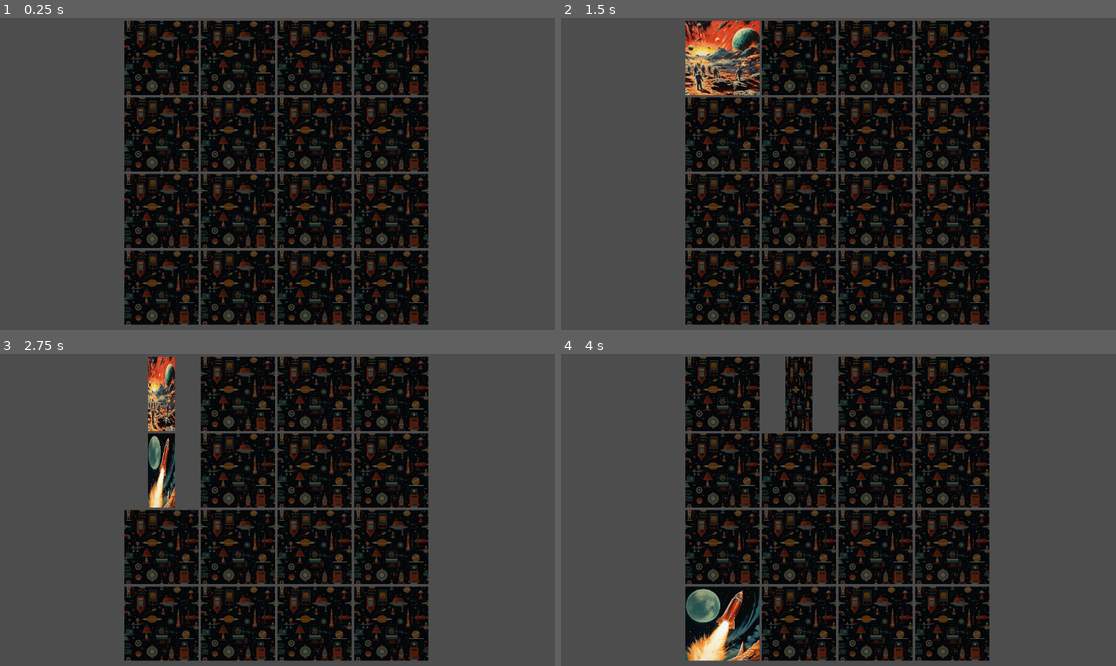
Above: before the commit, frames 1-4 (two rows, left to right).
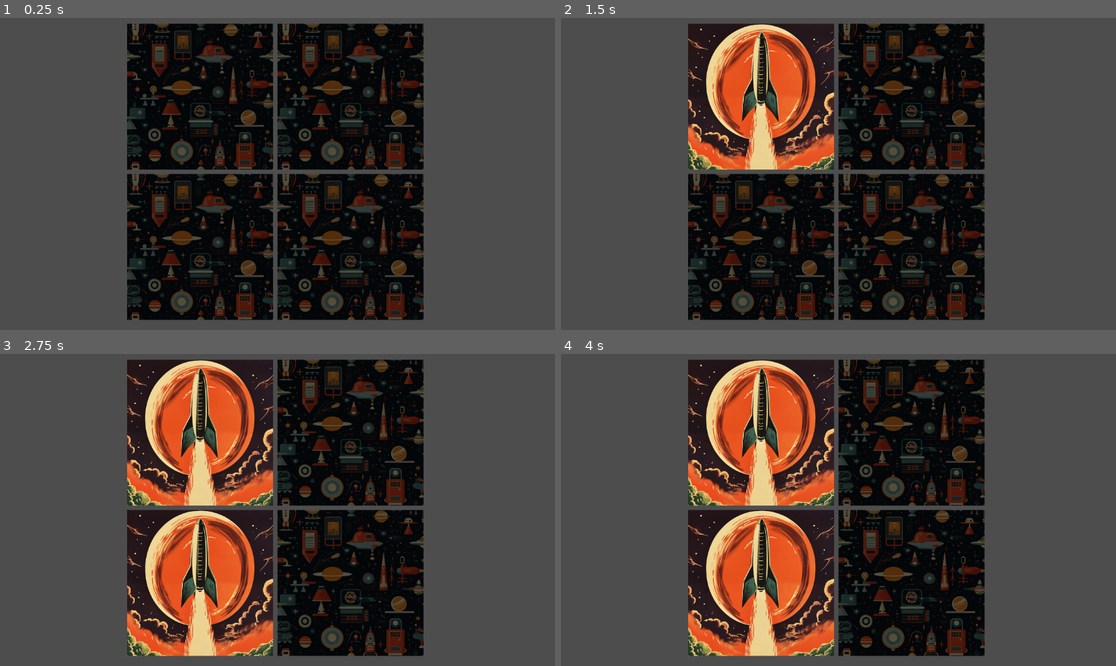
Above: after the commit, the same moments.

Repository: Visssarion/Memory-Card-Game
Game: Godot game, scene res://nodes/scenes/level_1.tscn
Same seed, same stepped clock (60 frames per second), same inputs: the game is played once before the commit and once after it. Before the commit the project starts from res://nodes/scenes/test_dev.tscn. The engine's default icon, where the game draws it, is replaced by a stand-in: a white triangle on a blue panel in a dark square.
Inputs (mouse positions are in pixels of both pictures, inside the frame that each line leads up to):
- Up to frame 1 (0.25 s): no input
- Up to frame 2 (1.5 s): tap Enter at 0.5 s; move the mouse to (721, 58) at 0.52 s; click (721, 58) at 0.67 s; move the mouse to (721, 133) at 1.27 s; click (721, 133) at 1.42 s
- Up to frame 3 (2.75 s): move the mouse to (160, 547) at 2.02 s; click (160, 547) at 2.17 s
- Up to frame 4 (4 s): move the mouse to (721, 622) at 2.77 s; click (721, 622) at 2.92 s; move the mouse to (799, 394) at 3.52 s; click (799, 394) at 3.67 s

The runs differ from the first frame. In frame 1, 27% of the frame differs, in the area x 22-78%, y 0-99%; in frame 2, 32%; in frame 3, 38%; in frame 4, 38%.

Commit message:
ADD: 5 Levels which we iterate through when STORY mode is enabled

Diff:
--- a/nodes/scenes/level_1.tscn
+++ b/nodes/scenes/level_1.tscn
@@ -1,11 +1,14 @@
-[gd_scene load_steps=3 format=3 uid="uid://do3vibbisj4sa"]
+[gd_scene load_steps=4 format=3 uid="uid://do3vibbisj4sa"]
 
 [ext_resource type="Script" path="res://scripts/core/game.gd" id="1_5tp27"]
+[ext_resource type="PackedScene" uid="uid://bphn6x7kgwesw" path="res://nodes/scenes/level_2.tscn" id="2_mh7xs"]
 [ext_resource type="PackedScene" uid="uid://c4pvs8d3svkwb" path="res://nodes/objects/game_camera_2d.tscn" id="2_qisgh"]
 
 [node name="GAMECORE" type="Node2D"]
 script = ExtResource("1_5tp27")
+DEBUG = true
 gamemode = 0
+next_scene = ExtResource("2_mh7xs")
 
 [node name="GameCamera2D" parent="." instance=ExtResource("2_qisgh")]
 
--- a/nodes/scenes/level_2.tscn
+++ b/nodes/scenes/level_2.tscn
@@ -1,11 +1,13 @@
-[gd_scene load_steps=3 format=3 uid="uid://bphn6x7kgwesw"]
+[gd_scene load_steps=4 format=3 uid="uid://bphn6x7kgwesw"]
 
 [ext_resource type="Script" path="res://scripts/core/game.gd" id="1_0qyue"]
+[ext_resource type="PackedScene" uid="uid://d4j5pref2n02p" path="res://nodes/scenes/level_3.tscn" id="2_bj0lp"]
 [ext_resource type="PackedScene" uid="uid://c4pvs8d3svkwb" path="res://nodes/objects/game_camera_2d.tscn" id="2_ohfcn"]
 
 [node name="GAMECORE" type="Node2D"]
 script = ExtResource("1_0qyue")
 gamemode = 0
+next_scene = ExtResource("2_bj0lp")
 rows = 4
 
 [node name="GameCamera2D" parent="." instance=ExtResource("2_ohfcn")]
--- a/nodes/scenes/level_3.tscn
+++ b/nodes/scenes/level_3.tscn
@@ -1,11 +1,13 @@
-[gd_scene load_steps=3 format=3 uid="uid://d4j5pref2n02p"]
+[gd_scene load_steps=4 format=3 uid="uid://d4j5pref2n02p"]
 
 [ext_resource type="Script" path="res://scripts/core/game.gd" id="1_fepfg"]
 [ext_resource type="PackedScene" uid="uid://c4pvs8d3svkwb" path="res://nodes/objects/game_camera_2d.tscn" id="2_tqx7y"]
+[ext_resource type="PackedScene" uid="uid://brljsmuu2o0pv" path="res://nodes/scenes/level_4.tscn" id="2_ycrn4"]
 
 [node name="GAMECORE" type="Node2D"]
 script = ExtResource("1_fepfg")
 gamemode = 0
+next_scene = ExtResource("2_ycrn4")
 
 [node name="GameCamera2D" parent="." instance=ExtResource("2_tqx7y")]
 
--- a/nodes/scenes/level_4.tscn
+++ b/nodes/scenes/level_4.tscn
@@ -1,11 +1,13 @@
-[gd_scene load_steps=3 format=3 uid="uid://brljsmuu2o0pv"]
+[gd_scene load_steps=4 format=3 uid="uid://brljsmuu2o0pv"]
 
 [ext_resource type="Script" path="res://scripts/core/game.gd" id="1_886ti"]
+[ext_resource type="PackedScene" uid="uid://b8jkucrfw13gl" path="res://nodes/scenes/level_5.tscn" id="2_xhtxd"]
 [ext_resource type="PackedScene" uid="uid://c4pvs8d3svkwb" path="res://nodes/objects/game_camera_2d.tscn" id="2_yg2xt"]
 
 [node name="GAMECORE" type="Node2D"]
 script = ExtResource("1_886ti")
 gamemode = 0
+next_scene = ExtResource("2_xhtxd")
 rows = 4
 
 [node name="GameCamera2D" parent="." instance=ExtResource("2_yg2xt")]
--- a/nodes/scenes/test_dev.tscn
+++ b/nodes/scenes/test_dev.tscn
@@ -5,6 +5,7 @@
 
 [node name="GAMECORE" type="Node2D"]
 script = ExtResource("1_2w54b")
+DEBUG = true
 rows = 4
 
 [node name="GameCamera2D" parent="." instance=ExtResource("5_f0b11")]
--- a/project.godot
+++ b/project.godot
@@ -11,7 +11,7 @@
 [application]
 
 config/name="Memory Card Game"
-run/main_scene="res://nodes/scenes/test_dev.tscn"
+run/main_scene="res://nodes/scenes/level_1.tscn"
 config/features=PackedStringArray("4.1", "GL Compatibility")
 config/icon="res://icon.svg"
 
--- a/scripts/classes/settings.gd
+++ b/scripts/classes/settings.gd
@@ -1,18 +1,35 @@
 class_name GameSettings
+
+@export_group("DEBUG Settings")
+## When TRUE run game in DEBUG mode[br]
+@export var DEBUG: bool = false
 
 @export_group("Game Settings")
 enum gamemodes {STORY, ENDLESS}  # Available gamemodes
 ## Available gamemodes for the current board
-@export var gamemode: gamemodes = gamemodes.ENDLESS
+@export var gamemode: gamemodes
+## The next scene to load when winning the game[br]
+## [br][code]The board has to be cleared and the gamemode has to be story in order to load a new scene[/code][br][br]
+@export var next_scene: PackedScene
 
 @export_group("Round Settings")
 ## [b]Value for debugging purpose:[/b][br][code]ONLY CHANGE IN DEV MODE[/code][br][br]
 ## Cooldown duration after picking wrong card
-@export var loss_timeout: float = 1.0
+@export var loss_timeout: float = 3.0
 ## [b]Value for debugging purpose:[/b][br][code]ONLY CHANGE IN DEV MODE[/code][br][br]
 ## Cooldown duration after picking right card
 @export var win_timeout: float = 1.0
 
+func _init(DEBUG: bool, gamemode: gamemodes, next_scene: PackedScene):
+	self.DEBUG = DEBUG
+	self.gamemode = gamemode
+	self.next_scene = next_scene
+	set_debug_env()
 
-func _init(gamemode: gamemodes):
-	gamemode = gamemode
+func set_debug_env():
+	if not self.DEBUG: return  # If production build, return
+	# Set annoying memory timer to 1 second if debug is enabled
+	self.loss_timeout = 1.0
+
+func progress_scene():
+	return self.next_scene.instantiate()
--- a/scripts/core/game.gd
+++ b/scripts/core/game.gd
@@ -3,9 +3,19 @@
 
 class_name Game
 
+@export_group("DEBUG Settings")
+## When TRUE run game in DEBUG mode[br]
+## [br][code]Should be disabled for production[/code][br][br]
+## The following options are enabled when debug is [b]True[/b]:[br][br]
+## * Onclick timer will be set to 1.[br]
+@export var DEBUG: bool = false
+
 @export_group("Game Settings")
 ## Available gamemodes for the current board
 @export var gamemode: GameSettings.gamemodes = GameSettings.gamemodes.ENDLESS
+## The next scene to load when winning the game[br]
+## [br][code]The board has to be cleared and the gamemode has to be story in order to load a new scene[/code][br][br]
+@export var next_scene: PackedScene
 
 @export_group("Board Settings")
 ## Dynamically set the amount of cards on the board[br]
@@ -45,13 +55,20 @@
 	var closed_cards = cards_on_board.filter(func(card): return not card.opened)
 	# Check if the array is equal or lower then the amount of cards required on the board.
 	if len(closed_cards) <= cards_left_for_win:
-		# TODO, Depending on the gamemmode, we change scene, or add cards for endless mode. Has
-		# to be decided.
+		clear_memory()  # Clear all relevant references
 		if settings.gamemode == GameSettings.gamemodes.STORY:
-			print("DOING STORY ...")  # TODO Scene handler
+			## Obtain current scene
+			progress_story()
 		elif settings.gamemode == GameSettings.gamemodes.ENDLESS:
-			clear_memory()  # Clear all relevant references
 			generate_game()  # Generate new board / new game
+
+## Unloads current scene and loads new scene
+func progress_story():
+	#var root = get_tree().get_root()  # Get root Node
+	#var current_scene = root.get_child(root.get_child_count() - 1)  # Get current scene
+	var new_scene = settings.progress_scene()  # Story Handler
+	add_child(new_scene)  # Configure new scene
+	get_tree().set_current_scene(new_scene)
 
 ## Here we determine the winner of each result phase, runs before reseting the gameloop
 func determine_win() -> void:
@@ -147,9 +164,9 @@
 	obtain_deck()
 	layout_cards_on_board()
 	render_game_board()
+	$GameCamera2D.update_scale(rows, pixelsize, gridsize)  # Attach camera
 
 func _ready():
-	settings = GameSettings.new(gamemode)  # instantiate game board settings for this scene
+	settings = GameSettings.new(DEBUG, gamemode, next_scene)  # instantiate game board settings for this scene
 	$setTimeout.timeout.connect(set_result_state)  # Connects Timer signal to self.class method
 	generate_game()  # Start game
-	$GameCamera2D.update_scale(rows, pixelsize, gridsize)  # Attach camera
